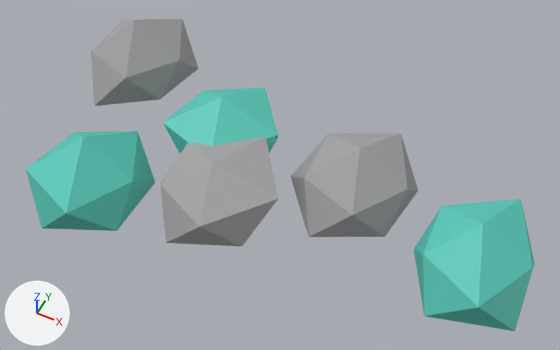
Renders of the glTF model jogo/assets/modelos/mapa/jazidas/jazida_cobre.glb from each side of a commit.
Before and after are seen from a camera (50 mm lens) standing at (0.289, -0.541, 0.735) and looking at (0.015, 0.007, 0.05). The lights are fixed; the arrows at lower left show +X, +Y and +Z. The first picture is the older version. Vertices at exactly the same position are counted once.

Script lines for the objects in view, before the commit:
```python
me_jazida_cobre_corpo = bpy.data.meshes.new('jazida_cobre_corpo')
me_jazida_cobre_corpo.from_pydata(...)  # 72 vertices, 120 faces; spans x -0.332..0.321, y -0.169..0.184, z 0.0..0.117
# faces by material slot: [60, 60]
me_jazida_cobre_corpo.materials.append(mat_p_malaquita)  # cyan #59cbbc
me_jazida_cobre_corpo.materials.append(mat_p_rocha)  # grey #a6a4a6
ob_jazida_cobre = bpy.data.objects.new('jazida_cobre', me_jazida_cobre_corpo)
ob_jazida_cobre.location = (0.0, 0.0, 0.0)
```
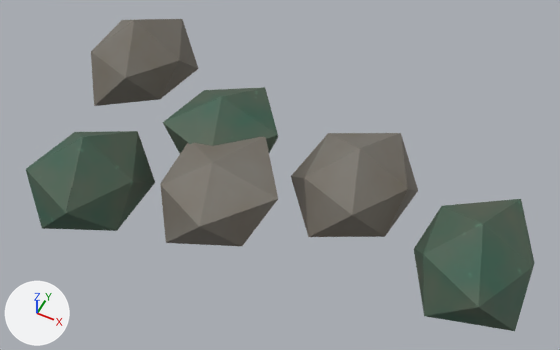
Location of each change, [x1, y1, x2, y2] in pixels of the pictures (560 x 350 px):
'jazida_cobre', recoloured, surface changed (darker): [26, 19, 534, 331] in both
part 1 of me_jazida_cobre_corpo, recoloured (darker): [26, 87, 534, 331] in both
part 2 of me_jazida_cobre_corpo, recoloured (darker): [91, 19, 418, 246] in both
part 3 of me_jazida_cobre_corpo, surface changed (darker): [26, 19, 534, 331] in both

The change, as a list of edits to the scene's bpy script:
```text
Add img_jazida_cobre_tex:
    img_jazida_cobre_tex = load_image('jazida_cobre_tex', '_unpacked/jazida_cobre_tex', 512, 512, 'sRGB')
Add mat_jazida_cobre_tex:
    mat_jazida_cobre_tex = principled_material('jazida_cobre_Tex')
    mat_jazida_cobre_tex.texture = img_jazida_cobre_tex
    mat_jazida_cobre_tex.metallic = 0.15
    mat_jazida_cobre_tex.roughness = 0.7
Change me_jazida_cobre_corpo:
    where me_jazida_cobre_corpo.from_pydata(...)  # 72 vertices, 120 faces; spans x -0.332..0.321, y -0.169..0.184, z 0.0..0.117
    used by ob_jazida_cobre; location = (0.0, 0.0, 0.0)
    me_jazida_cobre_corpo part 1: all 60 faces that had it switch from mat_p_malaquita (cyan #59cbbc) to mat_jazida_cobre_tex (picture img_jazida_cobre_tex)
    me_jazida_cobre_corpo part 2: all 60 faces that had it switch from mat_p_rocha (grey #a6a4a6) to mat_jazida_cobre_tex (picture img_jazida_cobre_tex)
    me_jazida_cobre_corpo part 3: texture (UV) coordinates of 120 of 120 faces, centred in x -0.311..0.318, y -0.158..0.173, z 0.014..0.09, changed; they spanned u 0.0..0.0, v 0.0..0.0 and now span u 0.0..1.0, v 0.0..1.0
```
